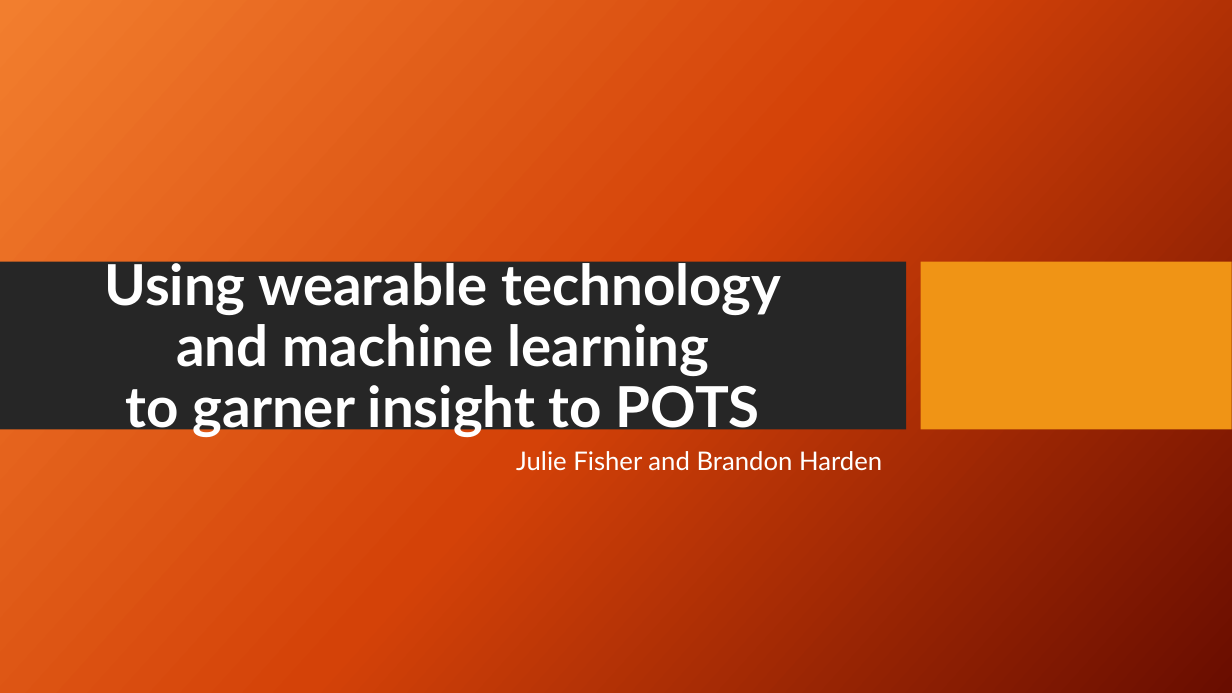
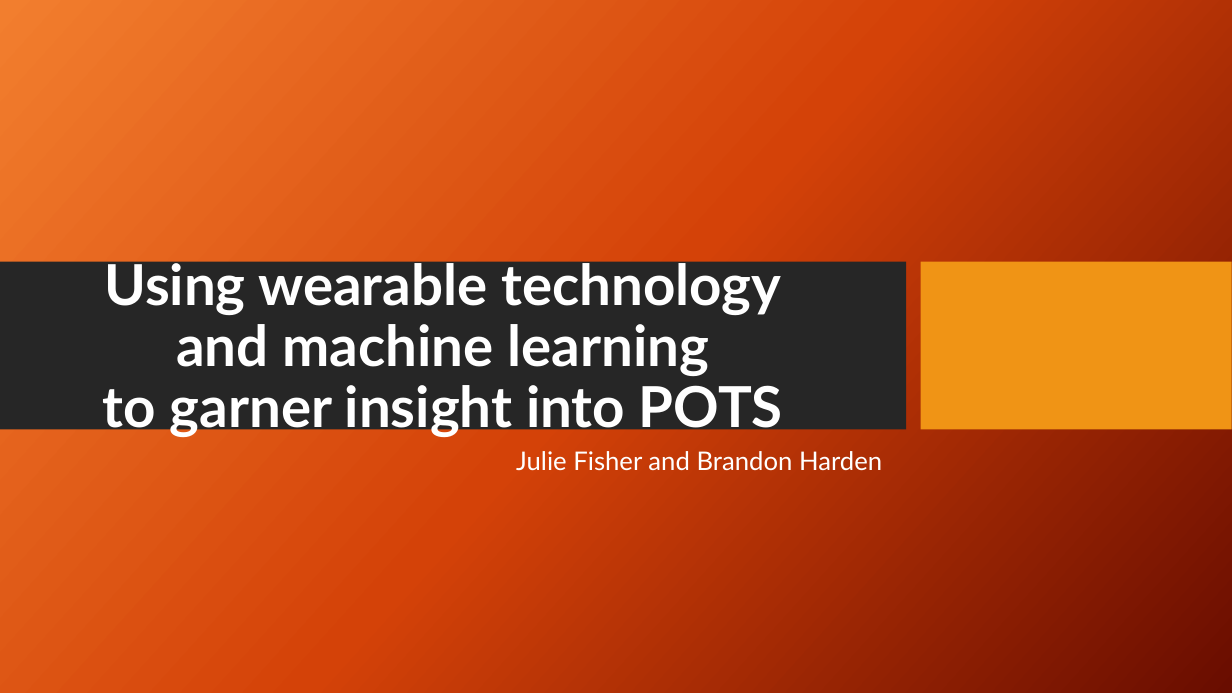
Before and after one commit to julielinx/Practicum1, a slide deck: slide 1 of Practicum 1 presentation.pptx. Drawn at 1232x693 pixels with LibreOffice and Linux fonts; fonts in the diff are those of the drawing; background and template pictures are left out. Boxes give left, top, right and bottom in pixels: in the first picture for what was removed or moved away, otherwise in the second. Text is boxed around its words. In the diff, an @@ line names an element or a change of style, - is before the commit and + after.

```diff
--- a/Practicum 1 presentation.pptx
+++ b/Practicum 1 presentation.pptx
@@ title at (103,256,783,437): text changed @@
-Using wearable technology
-and machine learning
-to garner insight to POTS
+Using wearable technology
+and machine learning
+to garner insight into POTS
```
Also in this commit, not shown: 1 other slide changed.
